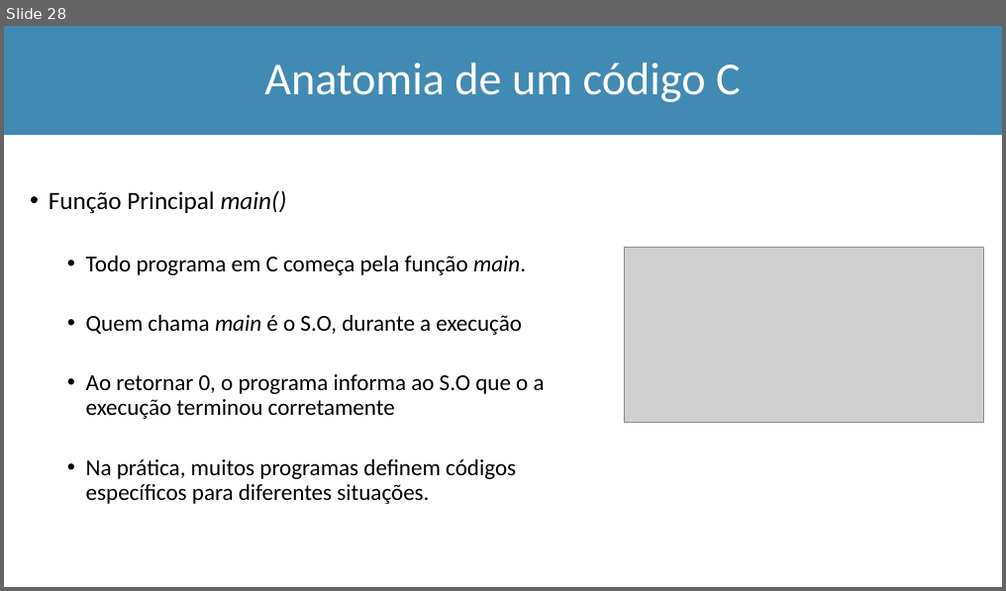
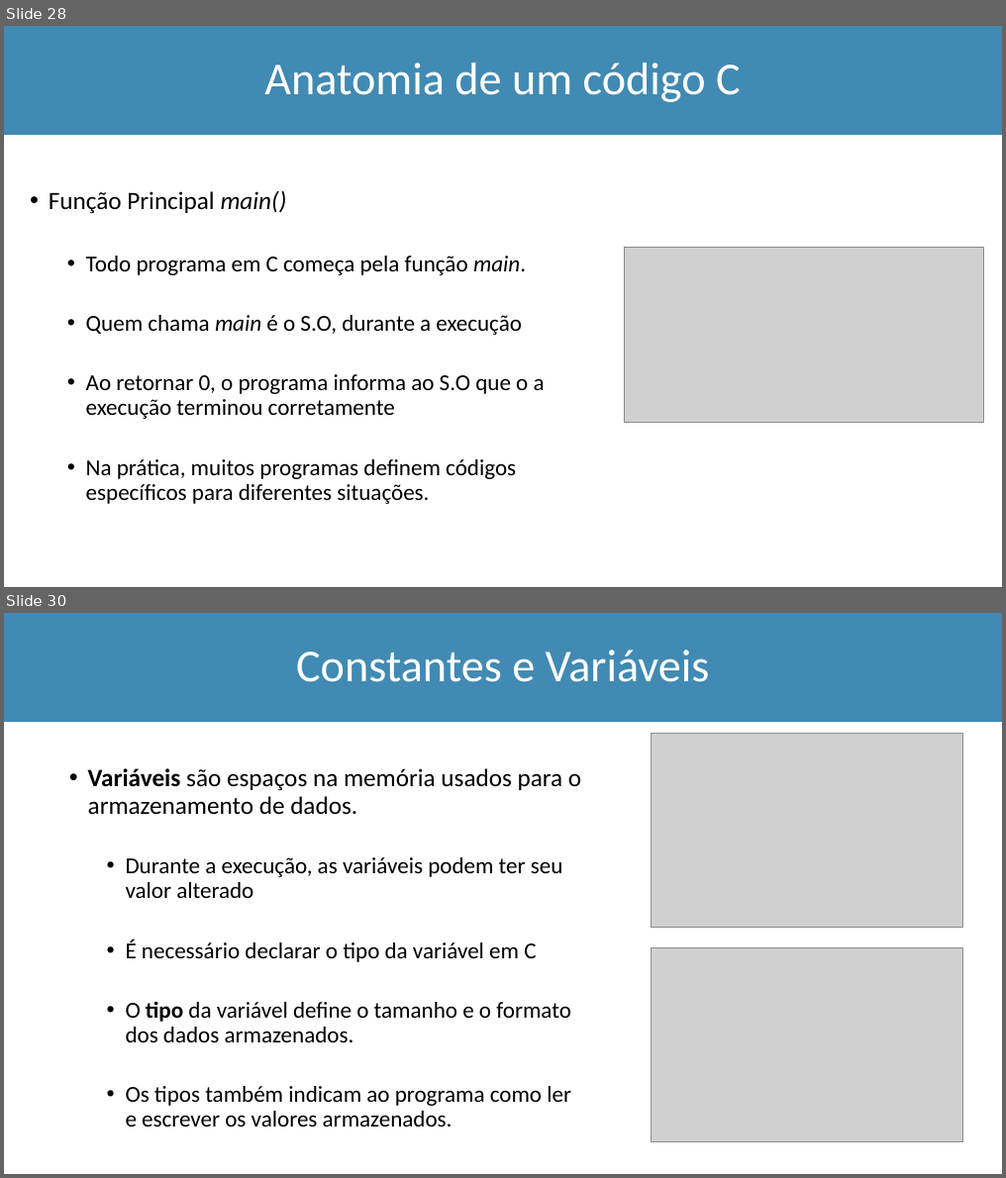
Before and after one commit to Marcio-Salmazo/Aulas, a slide deck: UNIUBE-LP/Teoria_LP.pptx. Shown one above the other, each under a label of ours: slide 28 before the commit, slides 28 and 30 after it; the slides between them are not shown. The pictures are 1006x591 and 1006x1178 pixels, drawn with LibreOffice and Linux fonts; fonts in the diff are those of the drawing; grey boxes stand for pictures. Boxes give left, top, right and bottom in pixels: in the first picture for what was removed or moved away, otherwise in the second. Text is boxed around its words. In the diff, an @@ line names an element or a change of style, - is before the commit and + after.

```diff
--- a/UNIUBE-LP/Teoria_LP.pptx
+++ b/UNIUBE-LP/Teoria_LP.pptx
@@ slide 30 added at [4,613,1002,1174], background #FFFFFF @@
@@ rectangle added at [4,613,1002,722], fill #418AB3, outline #418AB3 1 pt @@
@@ title added at [296,650,710,682], 44 pt, text #FFFFFF @@
+Constantes e Variáveis
@@ picture added at [650,733,963,927] @@
@@ text added at [88,768,581,1127], 22 pt, text #000000 @@
+• Variáveis são espaços na memória usados para o armazenamento de dados.
+  • Durante a execução, as variáveis podem ter seu valor alterado
+  • É necessário declarar o tipo da variável em C
+  • O tipo da variável define o tamanho e o formato dos dados armazenados.
+  • Os tipos também indicam ao programa como ler e escrever os valores armazenados.
@@ picture added at [650,948,963,1142] @@
```
Also in this commit, not shown: 14 other slides added, 4 other files.
